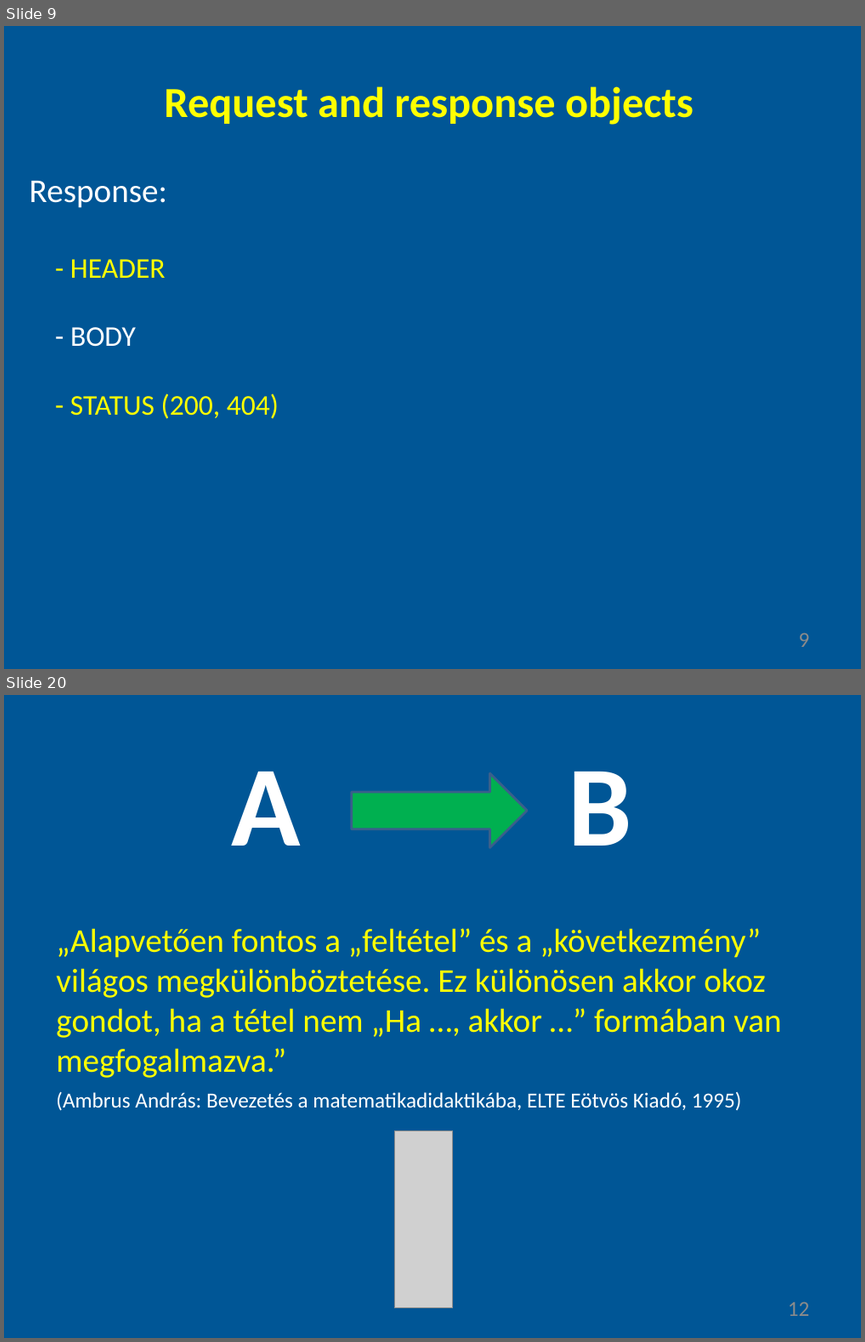
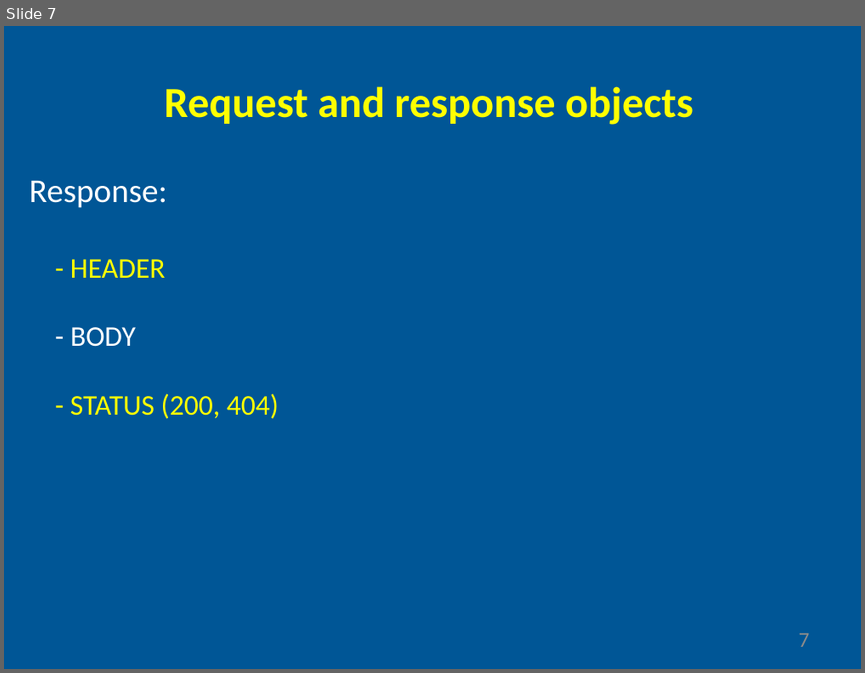
Before and after one commit to gyoryakos/presentations, a slide deck: nodejs.pptx. Shown one above the other, each under a label of ours: slides 9 and 20 before the commit, slide 7 after it; the slides between them are not shown. The pictures are 865x1342 and 865x673 pixels, drawn with LibreOffice and Linux fonts; fonts in the diff are those of the drawing; grey boxes stand for pictures. Boxes give left, top, right and bottom in pixels: in the first picture for what was removed or moved away, otherwise in the second. Text is boxed around its words. In the diff, an @@ line names an element or a change of style, - is before the commit and + after.

```diff
--- a/nodejs.pptx
+++ b/nodejs.pptx
@@ slide 20 removed at (x1=4, y1=695, x2=861, y2=1338), background #005696 @@
@@ text removed at (x1=232, y1=771, x2=301, y2=845) @@
-A
@@ right arrow removed at (x1=352, y1=774, x2=528, y2=848) @@
@@ text removed at (x1=568, y1=771, x2=631, y2=845) @@
-B
@@ text removed at (x1=56, y1=928, x2=781, y2=1111) @@
-„Alapvetően fontos a „feltétel” és a „következmény”
-világos megkülönböztetése. Ez különösen akkor okoz
-gondot, ha a tétel nem „Ha …, akkor …” formában van
-megfogalmazva.”
-(Ambrus András: Bevezetés a matematikadidaktikába, ELTE Eötvös Kiadó, 1995)
@@ picture removed at (x1=394, y1=1130, x2=452, y2=1308) @@
@@ text removed at (x1=788, y1=1301, x2=810, y2=1315) @@
-12
@@ what was slide 9 is now slide 7 @@
@@ page number at (x1=799, y1=633, x2=810, y2=646): text changed @@
-9
+7
```
Also in this commit, not shown: 1 slide changed, 1 slide added, 49 other slides removed.
